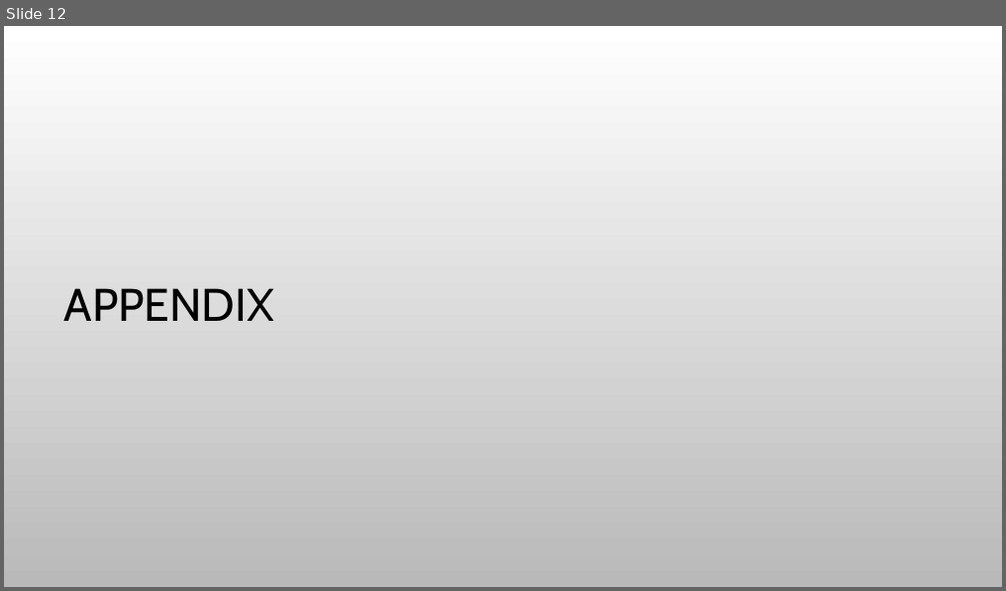
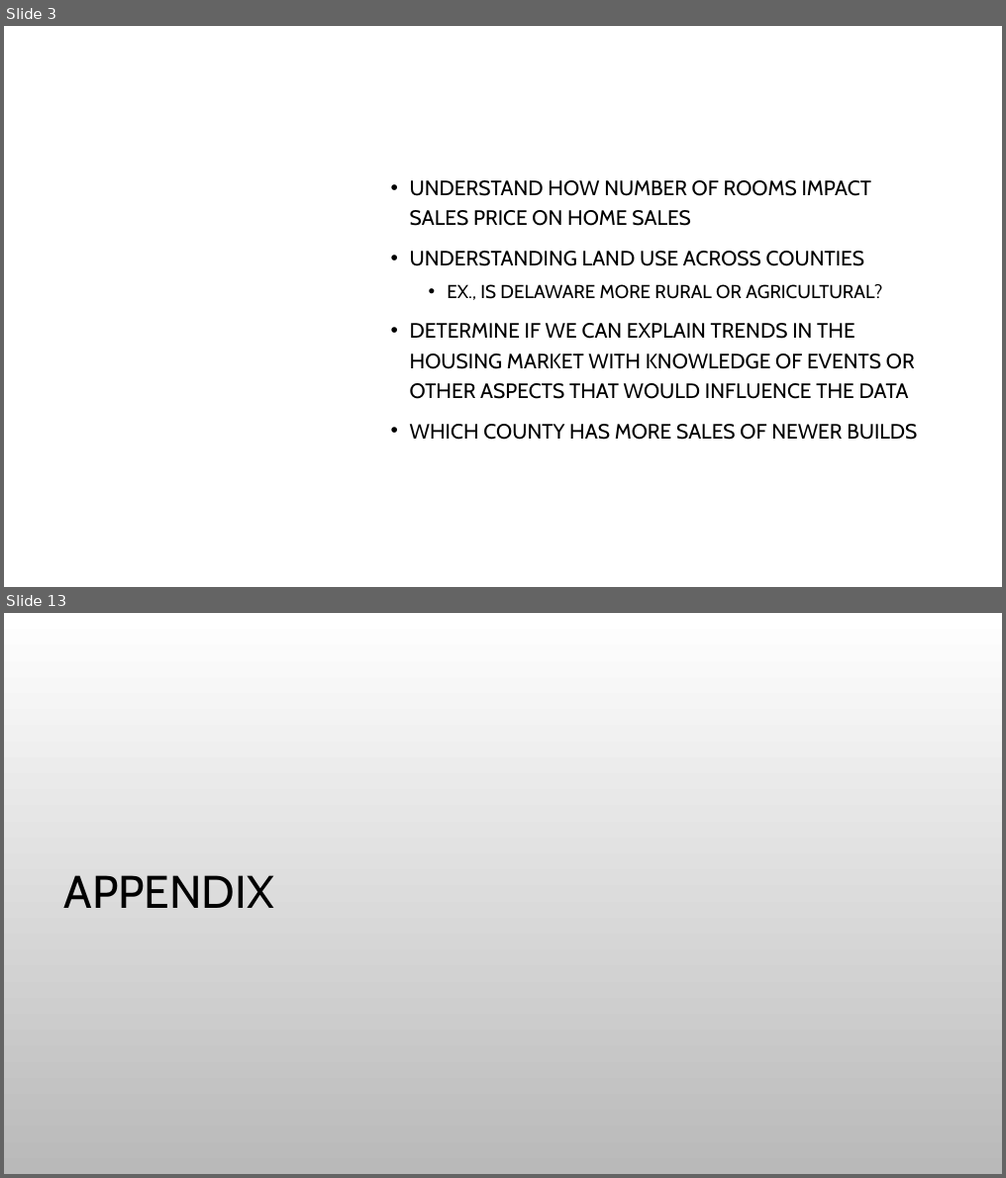
Before and after one commit to bloom4cats/Data-Analytics-2019-Group-4-v2, a slide deck: docs/Team 4 Lab 1.pptx. Shown one above the other, each under a label of ours: slide 12 before the commit, slides 3 and 13 after it; the slides between them are not shown. The pictures are 1006x591 and 1006x1178 pixels, drawn with LibreOffice and Linux fonts; fonts in the diff are those of the drawing; background and template pictures are left out. Boxes give left, top, right and bottom in pixels: in the first picture for what was removed or moved away, otherwise in the second. Text is boxed around its words. In the diff, an @@ line names an element or a change of style, - is before the commit and + after.

Commit message:
Update ppt

```diff
--- a/docs/Team 4 Lab 1.pptx
+++ b/docs/Team 4 Lab 1.pptx
@@ slide 3 added at (4,26,1002,587), background picture (left out) @@
@@ title added at (56,157,289,458), 44 pt, text #FFFFFF @@
+PROBLEM STATEMENT
@@ text added at (410,180,917,440), 20 pt, text #000000 @@
+• UNDERSTAND HOW NUMBER OF ROOMS IMPACT SALES PRICE ON HOME SALES
+• UNDERSTANDING LAND USE ACROSS COUNTIES
+  • EX., IS DELAWARE MORE RURAL OR AGRICULTURAL?
+• DETERMINE IF WE CAN EXPLAIN TRENDS IN THE HOUSING MARKET WITH KNOWLEDGE OF EVENTS OR OTHER ASPECTS THAT WOULD INFLUENCE THE DATA
+• WHICH COUNTY HAS MORE SALES OF NEWER BUILDS
@@ what was slide 12 is now slide 13 @@
```
Also in this commit, not shown: 9 slides changed, 2 other slides added, 3 slides removed.
